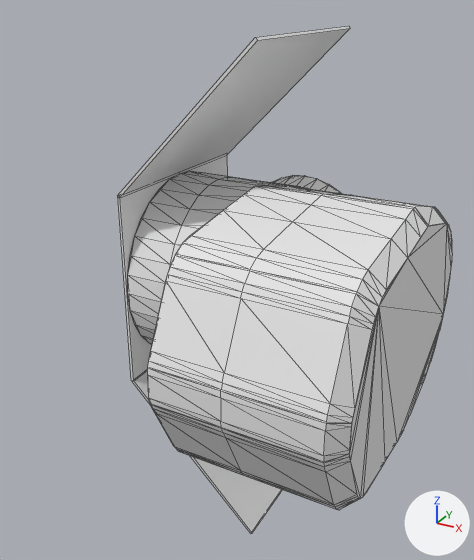
One commit to the OBJ model hdt_michigan_description/meshes/PINCER_HOUSING2_EDIT.obj: the scene before it, then after it.
Rendered twice from a 50 mm lens placed at (0.0591, -0.1393, 0.0562), pointed at (0.0051, -0.0411, 0.0072). The lights are fixed; the arrows at lower right show +X, +Y and +Z. Mesh edges are drawn as thin lines. Where no turn or scale is listed for an object, it has been applied to the vertices.

In view in the first picture: 'Cube', 'Cube.001_Cube.003', 'Cube.002_Cube.004', 'PINCER_HOUSING2'.
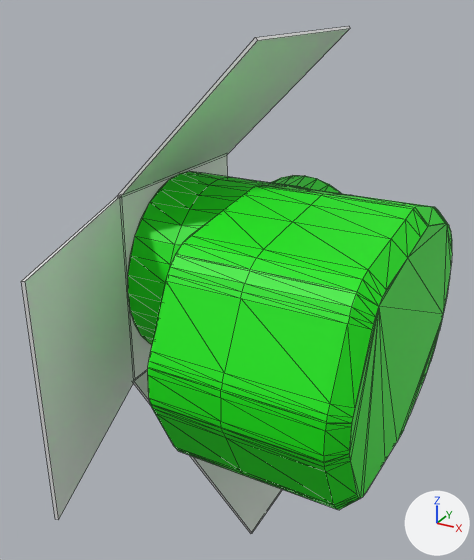
Where the change shows, as pixel boxes [x1, y1, x2, y2] in the pictures (474 x 560 px):
```json
{"object": "PINCER_HOUSING2", "change": "recoloured, surface changed", "before": [128, 171, 452, 510], "after": [128, 171, 452, 510], "on screen": "white to green"}
{"object": "Cube.003_Cube.005", "change": "added", "after": [21, 195, 135, 519]}
```

Scene script edits in JSON lines:
```json
{"op": "add", "block": "img_pincer_housing2_png", "code": ["img_pincer_housing2_png = load_image('PINCER_HOUSING2.png', 'PINCER_HOUSING2.png', 1024, 1024, 'sRGB')"]}
{"op": "set", "path": "mat_material_006.base_color", "old": "(0.8, 0.8, 0.8)", "new": "(0.00213, 0.8, 0.0)", "note": "white #e7e7e7 -> green #07e700"}
{"op": "set", "path": "mat_material_006.roughness", "old": "1.0", "new": "0.526"}
{"op": "add", "block": "mat_material_011", "code": ["mat_material_011 = principled_material('Material.011')", "mat_material_011.texture = img_pincer_housing2_png", "mat_material_011.roughness = 0.526"]}
{"op": "add", "block": "mat_material_012", "code": ["mat_material_012 = principled_material('Material.012')", "mat_material_012.base_color = (0.8, 0.8, 0.8)  # white #e7e7e7", "mat_material_012.roughness = 0.526"]}
{"op": "add", "block": "me_cube_003_cube_005", "code": ["me_cube_003_cube_005 = bpy.data.meshes.new('Cube.003_Cube.005')", "me_cube_003_cube_005.from_pydata(...)  # 8 vertices, 6 faces; spans x -0.0179..-0.0035, y -0.0835..-0.0451, z -0.0193..0.0213", "# faces by material slot: [5, 1]", "me_cube_003_cube_005.materials.append(mat_material_012)  # white #e7e7e7", "me_cube_003_cube_005.materials.append(mat_material_011)  # picture img_pincer_housing2_png"]}
{"op": "add", "block": "ob_cube_003_cube_005", "code": ["ob_cube_003_cube_005 = bpy.data.objects.new('Cube.003_Cube.005', me_cube_003_cube_005)", "ob_cube_003_cube_005.location = (0.0, 0.0, 0.0)"]}
```
